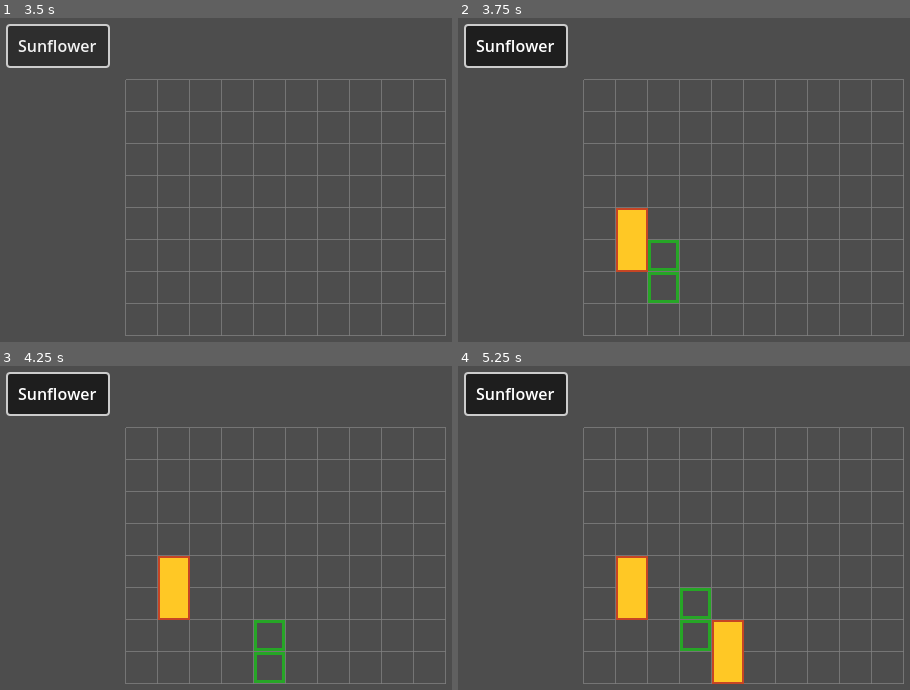
Above: before the commit, frames 1-4 (two rows, left to right).
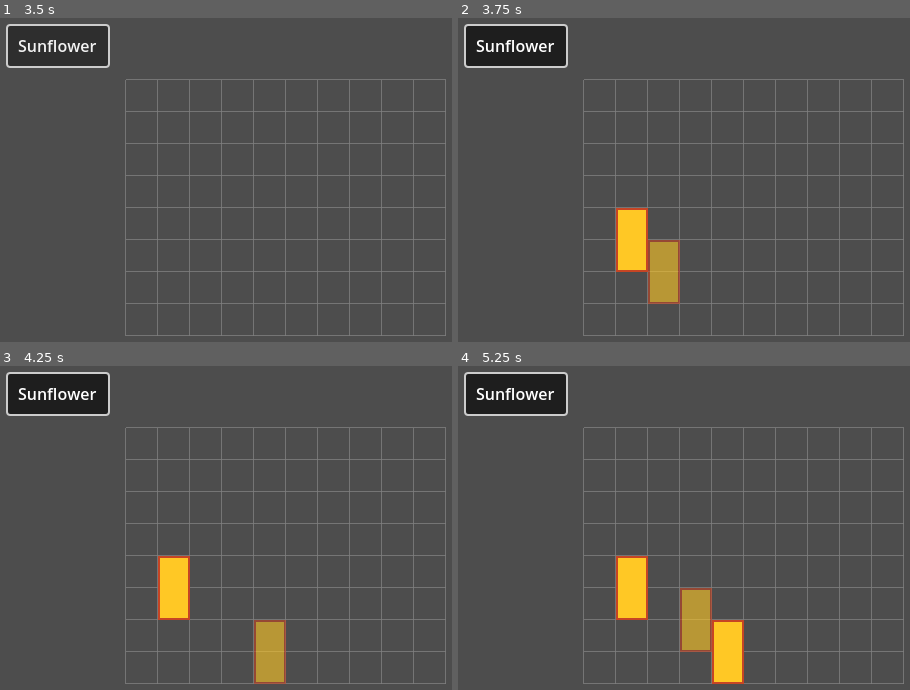
Above: after the commit, the same moments.

Repository: gkmelo-dev/Grid-Roguelike
Game: Godot game, scene res://src/scenes/Game.tscn
The game is run twice, just before and just after one commit, with the same random seed, the same clock (stepped at 60 frames per second) and the same inputs.
Inputs (mouse positions are in pixels of both pictures, inside the frame that each line leads up to):
- Up to frame 1 (3.5 s): click "Sunflower" at 0.5 s; click "Sunflower" at 1.25 s; click "Sunflower" at 2 s; tap Enter at 2.75 s; move the mouse to (442, 189) at 2.77 s; tap R at 2.85 s; click (442, 189) at 2.92 s
- Up to frame 2 (3.75 s): tap Space at 3.5 s; drag from (643, 228) to (733, 283) at 3.52 s
- Up to frame 3 (4.25 s): no input
- Up to frame 4 (5.25 s): tap Enter at 4.25 s; move the mouse to (828, 472) at 4.27 s; tap R at 4.35 s; click (828, 472) at 4.42 s; tap Space at 5 s; drag from (733, 631) to (580, 498) at 5.02 s

Frame 1 is identical in both runs. In frame 2, 1.4% of the frame differs, in the area x 42-50%, y 68-89%; in frame 3, 1.4%; in frame 4, 1.4%.

Commit message:
.

Diff:
--- a/src/scenes/Grid.gd
+++ b/src/scenes/Grid.gd
@@ -24,6 +24,8 @@
 # Placement mode state
 var placement_mode: bool = false
 var placement_pattern: GridEntityPattern = null
+var placement_entity_scene: PackedScene = null  # Entity scene for preview
+var preview_entity: Entity = null  # Visual preview entity with transparency
 
 # Signals
 signal entity_placed(entity: Entity, position: Vector2i)
@@ -51,7 +53,8 @@
 
 	if dragging_entity and preview_pattern:
 		_draw_preview()
-	elif placement_mode and placement_pattern and preview_position != Vector2i(-1, -1):
+	elif placement_mode and placement_pattern and preview_position != Vector2i(-1, -1) and not preview_entity:
+		# Only draw border preview if we don't have an entity preview
 		_draw_placement_preview()
 
 func _draw_grid_lines() -> void:
@@ -164,6 +167,10 @@
 			preview_position = cell_pos
 			_update_placement_preview()
 
+			# Update preview entity position and visibility
+			if preview_entity:
+				_update_preview_entity_position(cell_pos)
+
 	queue_redraw()
 
 func _start_dragging_entity(entity: Entity, click_pos: Vector2) -> void:
@@ -318,7 +325,14 @@
 func is_cell_occupied(cell_pos: Vector2i) -> bool:
 	if not is_valid_cell(cell_pos):
 		return true
-	return grid_cells[cell_pos.x][cell_pos.y] != null
+
+	var entity_at_cell = grid_cells[cell_pos.x][cell_pos.y]
+
+	# Ignore preview entity when checking for occupation
+	if entity_at_cell == preview_entity:
+		return false
+
+	return entity_at_cell != null
 
 func get_entity_at_cell(cell_pos: Vector2i) -> Entity:
 	if not is_valid_cell(cell_pos):
@@ -366,16 +380,55 @@
 	# Entity will be positioned when placed
 	return entity
 
-func set_placement_mode(enabled: bool, pattern: GridEntityPattern = null) -> void:
-	placement_mode = enabled
-	placement_pattern = pattern
-
-	if not enabled:
+func set_placement_mode(enabled: bool, pattern: GridEntityPattern = null, entity_scene: PackedScene = null) -> void:
+	if enabled and pattern and entity_scene:
+		# If already in placement mode, just update the pattern
+		if placement_mode and preview_entity:
+			update_preview_pattern(pattern)
+		else:
+			# Enable placement mode and create preview entity
+			placement_mode = enabled
+			placement_pattern = pattern
+			placement_entity_scene = entity_scene
+			_create_preview_entity()
+	else:
+		# Disable placement mode and clean up
+		placement_mode = enabled
+		placement_pattern = pattern
+		placement_entity_scene = entity_scene
+		_cleanup_preview_entity()
 		preview_position = Vector2i(-1, -1)
 		preview_valid = false
 
 	queue_redraw()
 	Logger.debug("Placement mode: %s" % ("enabled" if enabled else "disabled"), "Grid")
+
+func update_preview_pattern(new_pattern: GridEntityPattern) -> void:
+	"""Update the preview entity's pattern without recreating it"""
+	if not preview_entity or not new_pattern:
+		return
+
+	placement_pattern = new_pattern
+
+	# Update the preview entity's pattern
+	if preview_entity.grid_component:
+		preview_entity.grid_component.set_pattern(new_pattern)
+
+	# Update position to ensure proper sprite positioning with new pattern
+	if preview_position != Vector2i(-1, -1):
+		_update_preview_entity_position(preview_position)
+
+	Logger.debug("Updated preview pattern to: %s" % new_pattern.pattern_name, "Grid")
+
+func update_preview_rotation(rotation: int) -> void:
+	"""Update the preview entity's rotation state for proper sprite positioning"""
+	if not preview_entity or not preview_entity.grid_component:
+		return
+
+	preview_entity.grid_component.pattern_rotation = rotation
+	preview_entity.grid_component._update_sprite_position()
+
+	Logger.debug("Updated preview rotation to: %d degrees" % (rotation * 90), "Grid")
 
 func is_in_placement_mode() -> bool:
 	return placement_mode
@@ -421,3 +474,63 @@
 				preview_pattern = dragging_entity.grid_component.get_pattern()
 				_update_preview()
 				Logger.debug("Rotated entity with R key", "Grid")
+
+func _update_preview_entity_position(cell_pos: Vector2i) -> void:
+	if not preview_entity:
+		return
+
+	# Position the preview entity at the grid position
+	if preview_entity.grid_component:
+		preview_entity.grid_component.set_grid_position(cell_pos)
+	else:
+		preview_entity.position = grid_to_world(cell_pos)
+
+	# Update preview entity visibility based on placement validity
+	var can_place = can_place_pattern_at(placement_pattern, cell_pos)
+	preview_entity.visible = true
+
+	# Update preview entity opacity based on validity
+	_update_preview_entity_opacity(can_place)
+
+func _update_preview_entity_opacity(can_place: bool) -> void:
+	if not preview_entity:
+		return
+
+	# Set transparency and color based on placement validity
+	if can_place:
+		# Valid placement: semi-transparent white
+		preview_entity.modulate = Color(1, 1, 1, 0.6)
+	else:
+		# Invalid placement: semi-transparent red
+		preview_entity.modulate = Color(1, 0.5, 0.5, 0.6)
+
+func _create_preview_entity() -> void:
+	if not placement_pattern or not placement_entity_scene:
+		return
+
+	# Create a preview entity from the scene
+	preview_entity = placement_entity_scene.instantiate() as Entity
+	if not preview_entity:
+		Logger.error("Failed to create preview entity", "Grid")
+		return
+
+	# Add to scene tree so components initialize
+	add_child(preview_entity)
+
+	# Set up the preview entity
+	if preview_entity.grid_component:
+		preview_entity.grid_component.set_pattern(placement_pattern)
+
+	# Make it semi-transparent and initially hidden
+	preview_entity.visible = false
+	preview_entity.modulate = Color(1, 1, 1, 0.6)
+
+	Logger.debug("Created preview entity", "Grid")
+
+func _cleanup_preview_entity() -> void:
+	if preview_entity:
+		if preview_entity.get_parent() == self:
+			remove_child(preview_entity)
+		preview_entity.queue_free()
+		preview_entity = null
+		Logger.debug("Cleaned up preview entity", "Grid")
--- a/src/scenes/ui/GameHud.gd
+++ b/src/scenes/ui/GameHud.gd
@@ -75,7 +75,10 @@
 
 		# Tell grid to show preview with current rotation
 		if grid:
-			grid.set_placement_mode(true, _get_rotated_pattern())
+			grid.set_placement_mode(true, _get_rotated_pattern(), selected_entity_scene)
+			# Set initial rotation if not zero
+			if selected_pattern_rotation > 0:
+				grid.update_preview_rotation(selected_pattern_rotation)
 
 		entity_selected.emit(selected_entity_scene, selected_entity_pattern)
 		Logger.info("Sunflower selected for placement", "GameHUD")
@@ -89,7 +92,7 @@
 
 	# Tell grid to hide preview
 	if grid:
-		grid.set_placement_mode(false, null)
+		grid.set_placement_mode(false, null, null)
 
 	entity_deselected.emit()
 	Logger.info("Entity deselected", "GameHUD")
@@ -193,6 +196,7 @@
 					selected_pattern_rotation = (selected_pattern_rotation + 1) % 4
 					Logger.info("Rotated pattern to %d degrees" % (selected_pattern_rotation * 90), "GameHUD")
 
-					# Update grid preview
+					# Update grid preview with new pattern and rotation
 					if grid:
-						grid.set_placement_mode(true, _get_rotated_pattern())
+						grid.update_preview_pattern(_get_rotated_pattern())
+						grid.update_preview_rotation(selected_pattern_rotation)
